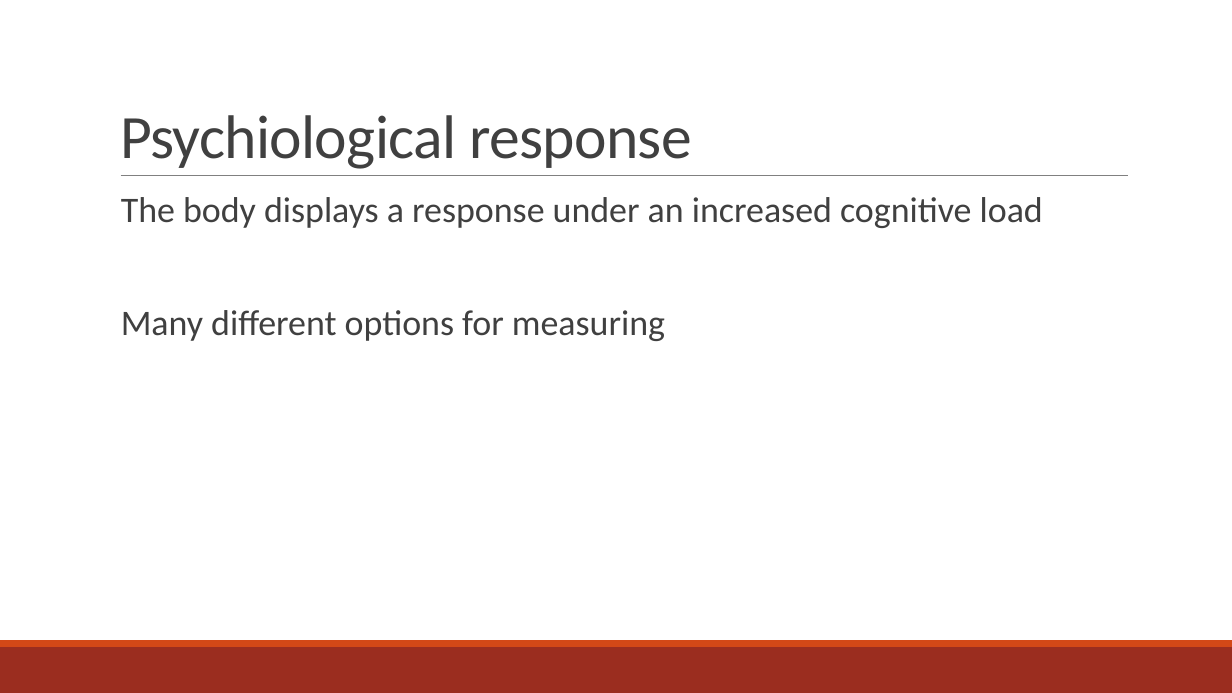
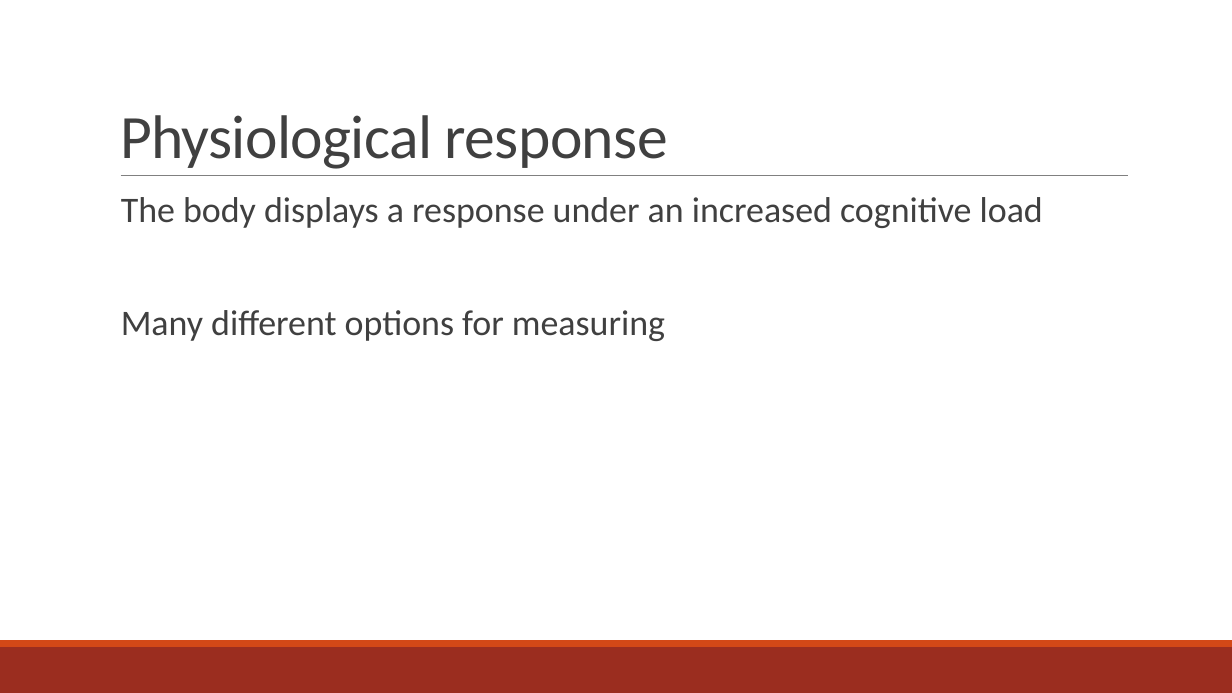
Before and after one commit to Rahazan/AI-BSc-Thesis, a slide deck: slide 4 of presentation/Portable biometrics for determining cognitive load from galvanic.pptx. Drawn at 1232x693 pixels with LibreOffice and Linux fonts; fonts in the diff are those of the drawing. Boxes give left, top, right and bottom in pixels: in the first picture for what was removed or moved away, otherwise in the second. Text is boxed around its words. In the diff, an @@ line names an element or a change of style, - is before the commit and + after.

```diff
--- a/presentation/Portable biometrics for determining cognitive load from galvanic.pptx
+++ b/presentation/Portable biometrics for determining cognitive load from galvanic.pptx
@@ title at [120, 115, 668, 169]: text changed @@
-Psychiological response
+Physiological response
```
Also in this commit, not shown: 8 other slides changed, 15 slides added, 1 slide removed, 1 other file.
